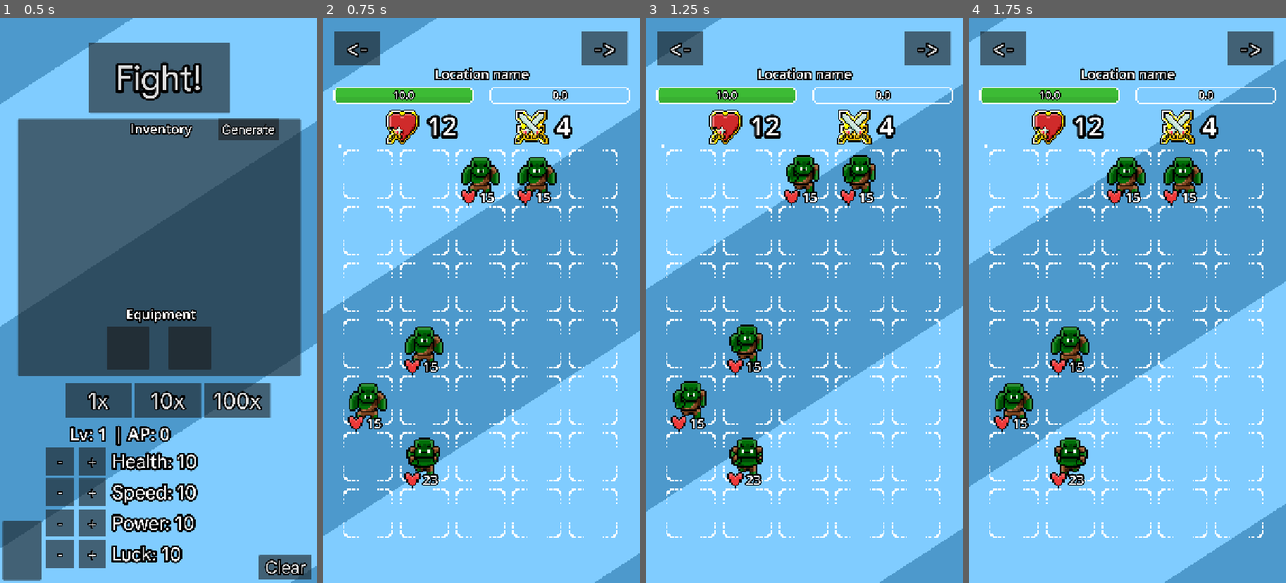
Above: before the commit, frames 1-4 (left to right).
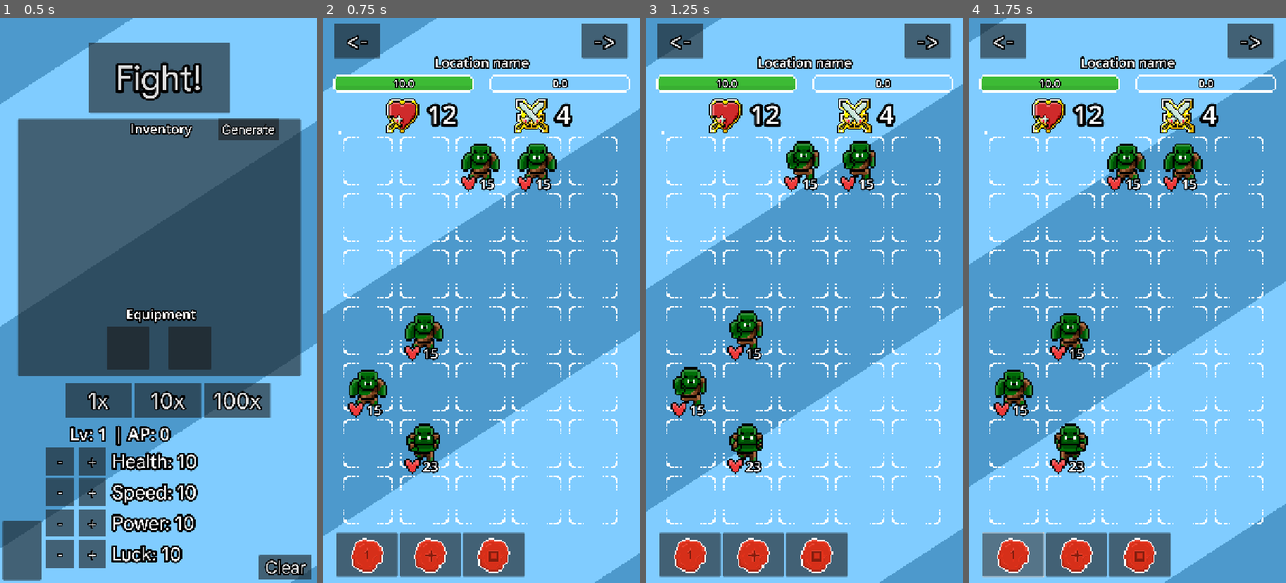
Above: after the commit, the same moments.

Repository: Nano95/project_RUNES
Game: Godot game, scene res://Scenes/Main.tscn
Two runs of this game, one before a commit and one after it. Both use one fixed random seed, a clock stepped at 60 frames per second and the inputs below.
Inputs (mouse positions are in pixels of both pictures, inside the frame that each line leads up to):
- Up to frame 1 (0.5 s): no input
- Up to frame 2 (0.75 s): click "Fight!" at 0.5 s
- Up to frame 3 (1.25 s): no input
- Up to frame 4 (1.75 s): click (1013, 554) at 1.27 s

Frame 1 is identical in both runs. In frame 2, 21% of the frame differs, in the area x 3-97%, y 1-99%; in frame 3, 21%; in frame 4, 21%.

Commit message:
Basic choosing runes

Diff:
--- a/Scenes/GameUI.tscn
+++ b/Scenes/GameUI.tscn
@@ -10,6 +10,9 @@
 [ext_resource type="Texture2D" uid="uid://opa2rothhy7x" path="res://Sprites/mid_progress_bar_progress.png" id="7_tii1l"]
 [ext_resource type="Script" uid="uid://dt4un2465kwr1" path="res://Scripts/XpBarController.gd" id="8_tii1l"]
 [ext_resource type="Curve" uid="uid://bdkmegreb07jj" path="res://Resources/xpCurve.tres" id="9_8dgta"]
+[ext_resource type="Texture2D" uid="uid://llqj70wrm8i3" path="res://Sprites/Runes/RUNE_1_PHYS.png" id="11_8oijl"]
+[ext_resource type="Texture2D" uid="uid://ds14befai3yep" path="res://Sprites/Runes/RUNE_3x3_PPHYS.png" id="12_4ed32"]
+[ext_resource type="Texture2D" uid="uid://0a223jgjtsti" path="res://Sprites/Runes/RUNE_PLUS_PHYS.png" id="12_us4cf"]
 
 [sub_resource type="ShaderMaterial" id="ShaderMaterial_wjrrg"]
 resource_local_to_scene = true
@@ -61,8 +64,8 @@
 layout_mode = 1
 anchors_preset = 10
 anchor_right = 1.0
-offset_top = 69.0
-offset_bottom = 69.0
+offset_top = 52.0
+offset_bottom = 52.0
 grow_horizontal = 2
 
 [node name="Location" parent="TopSection" instance=ExtResource("2_frnsy")]
@@ -70,9 +73,9 @@
 material = SubResource("ShaderMaterial_wjrrg")
 layout_mode = 0
 offset_left = 1.0
-offset_top = 37.0
+offset_top = 28.0
 offset_right = 2397.6667
-offset_bottom = 174.0
+offset_bottom = 165.0
 text = "Location name"
 horizontal_alignment = 1
 vertical_alignment = 1
@@ -104,9 +107,9 @@
 [node name="HpBar" type="TextureProgressBar" parent="TopSection"]
 layout_mode = 0
 offset_left = 23.0
-offset_top = 86.0
+offset_top = 77.0
 offset_right = 103.0
-offset_bottom = 96.0
+offset_bottom = 87.0
 scale = Vector2(4, 4)
 value = 50.0
 texture_over = ExtResource("5_co6lq")
@@ -127,9 +130,9 @@
 [node name="XpBar" type="TextureProgressBar" parent="TopSection"]
 layout_mode = 0
 offset_left = 378.0
-offset_top = 86.0
+offset_top = 77.0
 offset_right = 458.0
-offset_bottom = 96.0
+offset_bottom = 87.0
 scale = Vector2(4, 4)
 value = 50.0
 texture_over = ExtResource("5_co6lq")
@@ -153,9 +156,9 @@
 z_index = -1
 layout_mode = 0
 offset_left = 142.0
-offset_top = 138.0
+offset_top = 129.0
 offset_right = 182.0
-offset_bottom = 178.0
+offset_bottom = 169.0
 scale = Vector2(2, 2)
 texture = ExtResource("6_j41el")
 
@@ -174,9 +177,9 @@
 z_index = -1
 layout_mode = 0
 offset_left = 433.0
-offset_top = 138.0
+offset_top = 129.0
 offset_right = 473.0
-offset_bottom = 178.0
+offset_bottom = 169.0
 scale = Vector2(2, 2)
 texture = ExtResource("5_d8tla")
 
@@ -195,6 +198,46 @@
 layout_mode = 1
 anchors_preset = 10
 anchor_right = 1.0
-offset_top = 69.0
-offset_bottom = 69.0
+offset_top = 1122.0
+offset_bottom = 1122.0
 grow_horizontal = 2
+
+[node name="MarginContainer" type="MarginContainer" parent="BottomSection"]
+layout_mode = 0
+offset_top = 14.0
+offset_right = 722.0
+offset_bottom = 174.0
+theme_override_constants/margin_left = 30
+theme_override_constants/margin_top = 30
+theme_override_constants/margin_right = 30
+theme_override_constants/margin_bottom = 15
+
+[node name="ScrollContainer" type="ScrollContainer" parent="BottomSection/MarginContainer"]
+layout_mode = 2
+
+[node name="HBoxContainer" type="HBoxContainer" parent="BottomSection/MarginContainer/ScrollContainer"]
+layout_mode = 2
+
+[node name="RuneButton1" type="Button" parent="BottomSection/MarginContainer/ScrollContainer/HBoxContainer"]
+custom_minimum_size = Vector2(140, 100)
+layout_mode = 2
+size_flags_horizontal = 3
+icon = ExtResource("11_8oijl")
+icon_alignment = 1
+expand_icon = true
+
+[node name="RuneButton2" type="Button" parent="BottomSection/MarginContainer/ScrollContainer/HBoxContainer"]
+custom_minimum_size = Vector2(140, 100)
+layout_mode = 2
+size_flags_horizontal = 3
+icon = ExtResource("12_us4cf")
+icon_alignment = 1
+expand_icon = true
+
+[node name="RuneButton3" type="Button" parent="BottomSection/MarginContainer/ScrollContainer/HBoxContainer"]
+custom_minimum_size = Vector2(140, 100)
+layout_mode = 2
+size_flags_horizontal = 3
+icon = ExtResource("12_4ed32")
+icon_alignment = 1
+expand_icon = true
--- a/Scripts/GameController.gd
+++ b/Scripts/GameController.gd
@@ -20,7 +20,8 @@
 var selected_monster_family:String="orcs"
 var selected_monster_index:int=1
 
-var PADDING:Vector2 = Vector2(38, 290)
+var PADDING:Vector2 = Vector2(38, 260)
+var selected_rune_name:String="single"
 
 ### Stats
 var max_hp:int
@@ -258,19 +259,20 @@
 ######################
 ########### RUNE STUFF
 ######################
+func change_selected_rune(selected:String) -> void:
+	selected_rune_name = selected
+
 func on_cell_tapped(row, col) -> void:
 	if (!game_is_active): return
-	damage_3x3(row, col)
 	advance_turn()
-	#var rune = player.get_selected_rune()
 #
-	#match rune.area_type:
-		#"single":
-			#damage_single(row, col)
-		#"plus":
-			#damage_plus(row, col)
-		#"aoe3":
-			#damage_3x3(row, col)
+	match selected_rune_name:
+		"single":
+			damage_single(row, col)
+		"plus":
+			damage_plus(row, col)
+		"aoe3":
+			damage_3x3(row, col)
 
 func damage_cell(r: int, c: int) -> int:
 	var xp_gained := 0
--- a/Scripts/GameUI.gd
+++ b/Scripts/GameUI.gd
@@ -29,6 +29,13 @@
 	$TopSection/BackBtn.pressed.connect(game_controller.spawn_summary_panel.bind("Escaped safely!"))
 	setup_hp(game_controller.current_hp, game_controller.max_hp)
 	xp_bar.setup(main, game_controller)
+	setup_rune_buttons()
+
+func setup_rune_buttons() -> void:
+	if !(is_instance_valid(game_controller)): return
+	$BottomSection/MarginContainer/ScrollContainer/HBoxContainer/RuneButton1.pressed.connect(game_controller.change_selected_rune.bind("single"))
+	$BottomSection/MarginContainer/ScrollContainer/HBoxContainer/RuneButton2.pressed.connect(game_controller.change_selected_rune.bind("plus"))
+	$BottomSection/MarginContainer/ScrollContainer/HBoxContainer/RuneButton3.pressed.connect(game_controller.change_selected_rune.bind("aoe3"))
 
 func setup_hp(player_hp:float, player_max_hp:float) -> void:
 	hp_bar.max_value = BAR_CONST
Not shown: 1 places in Scenes/GameUI.tscn that only renumber resources
Binary file added: Sprites/Runes/RUNE_1_PHYS.png
Binary file added: Sprites/Runes/RUNE_3x3_PPHYS.png
Binary file added: Sprites/Runes/RUNE_PLUS_PHYS.png
